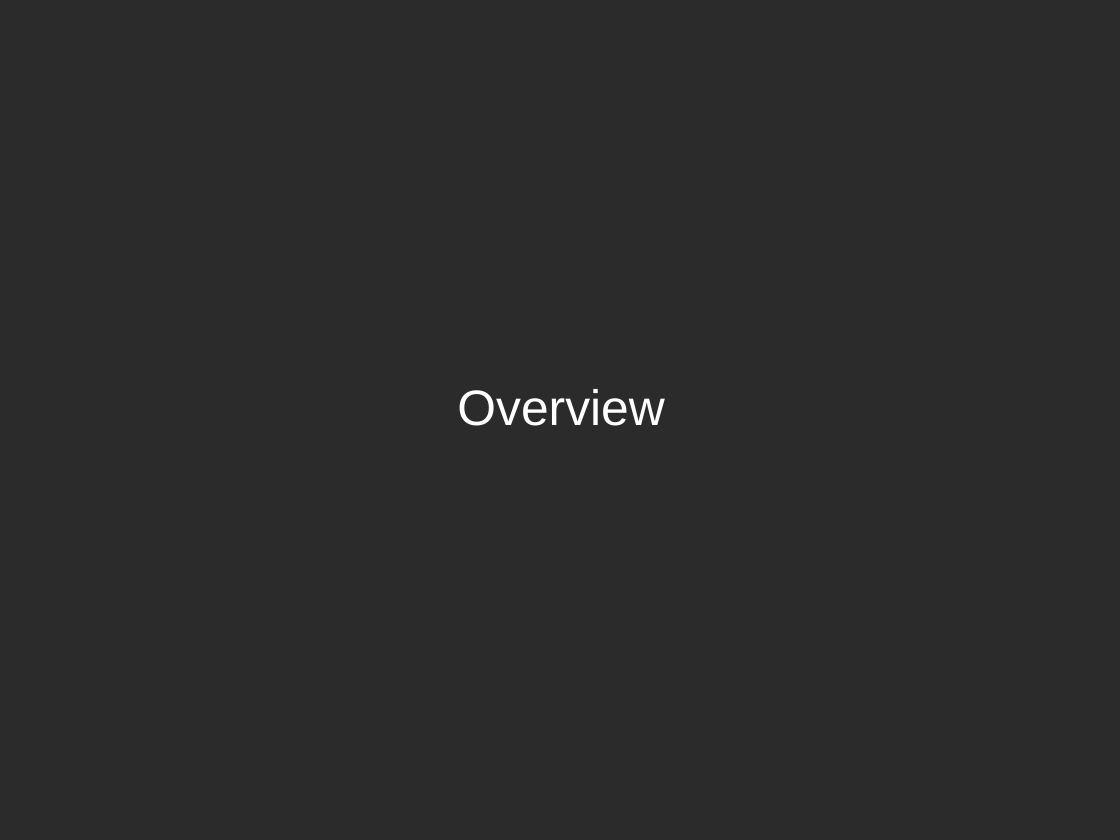
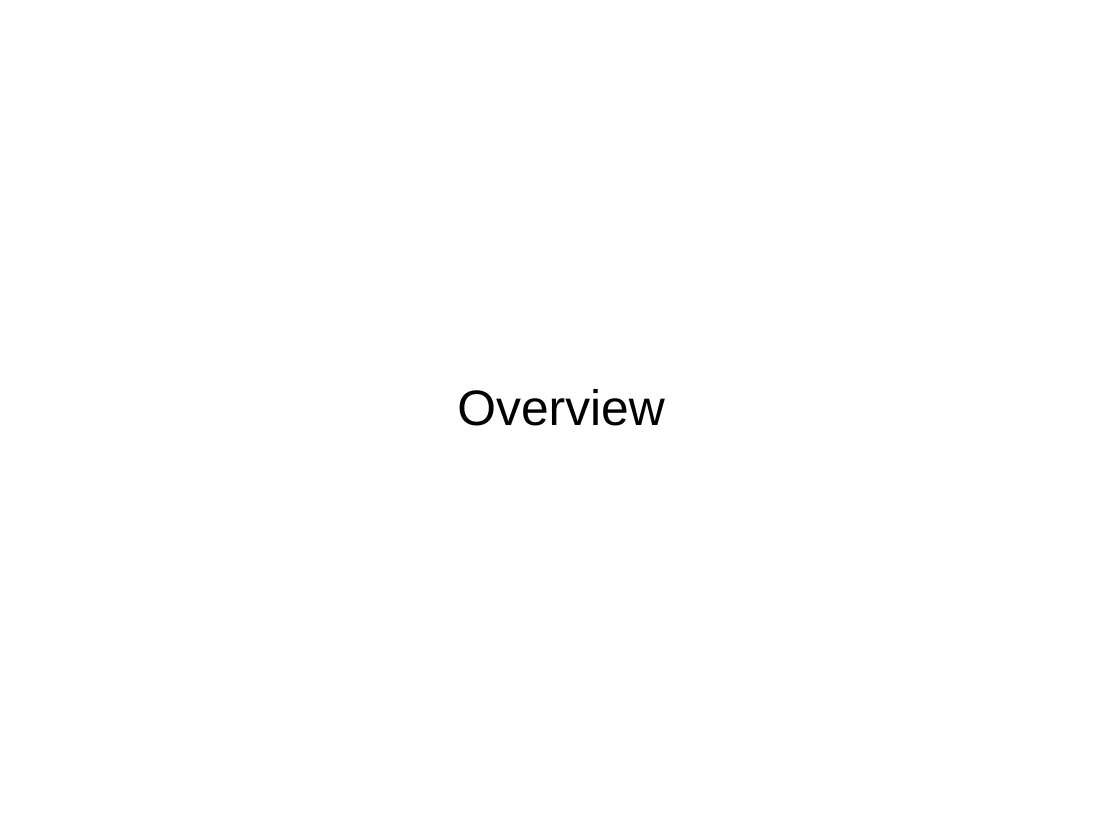
Before and after one commit to sayalilunkad/openstack-barcelona, a slide deck: slide 2 of hiding-in-the-clouds_secret-management-with-openstack-barbican/presentation.odp. Drawn at 1120x840 pixels with LibreOffice and Linux fonts; fonts in the diff are those of the drawing; background and template pictures are left out; a plain dark background stands for a picture behind light text. Boxes give left, top, right and bottom in pixels: in the first picture for what was removed or moved away, otherwise in the second. Text is boxed around its words. In the diff, an @@ line names an element or a change of style, - is before the commit and + after.

```diff
--- a/hiding-in-the-clouds_secret-management-with-openstack-barbican/presentation.odp
+++ b/hiding-in-the-clouds_secret-management-with-openstack-barbican/presentation.odp
@@ background picture (left out) to #FFFFFF @@
@@ title "Overview" at <box>457,389,664,426</box>: text colour #FFFFFF to #000000 @@
```
Also in this commit, not shown: 2 other slides changed, 1 slide added, 1 slide removed, 1 other file.
